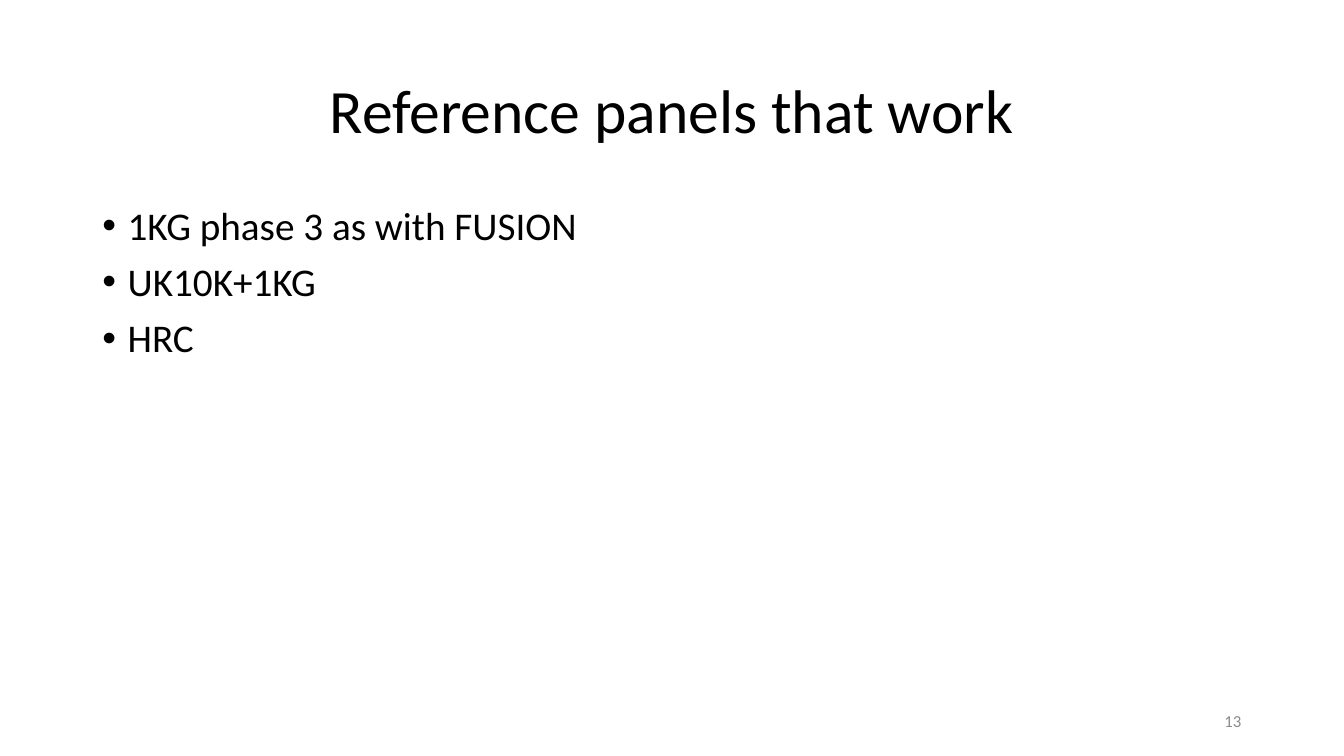
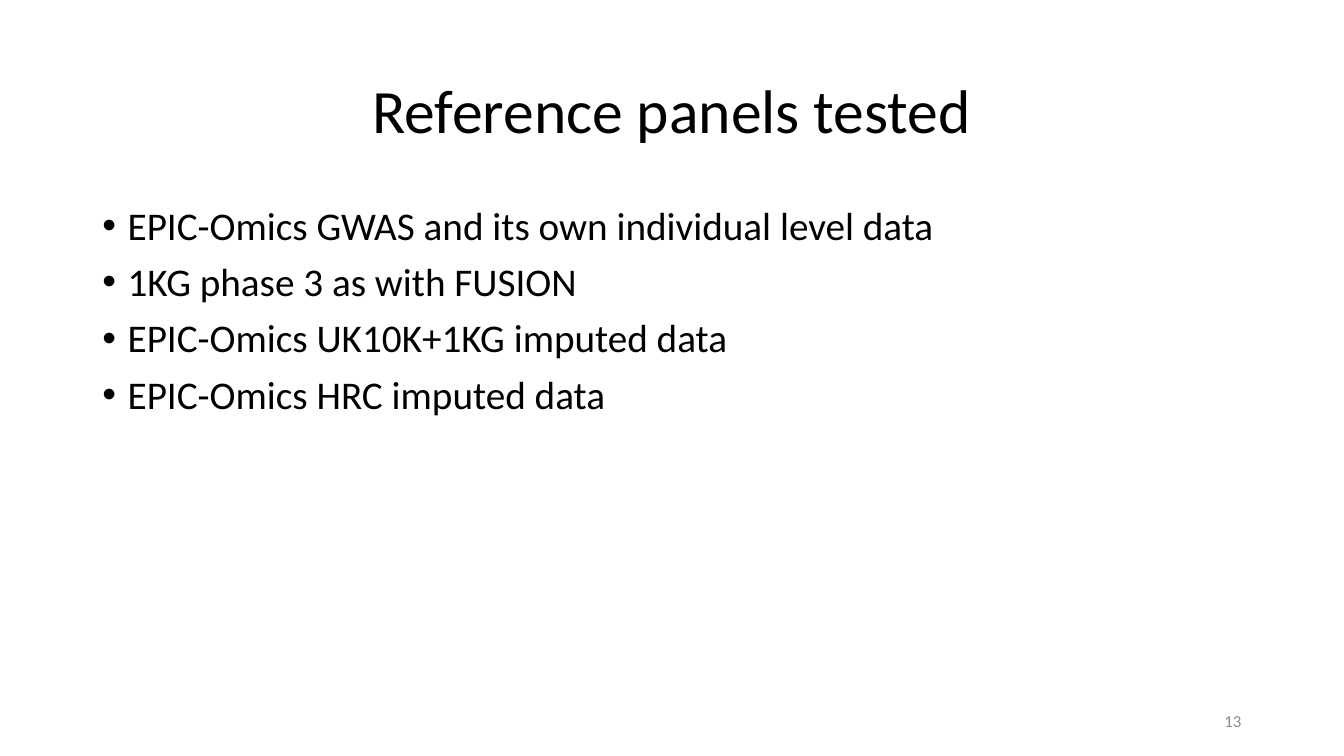
Before and after one commit to jinghuazhao/FM-pipeline, a slide deck: slide 13 of README.pptx. Drawn at 1344x756 pixels with LibreOffice and Linux fonts; fonts in the diff are those of the drawing. Boxes give left, top, right and bottom in pixels: in the first picture for what was removed or moved away, otherwise in the second. Text is boxed around its words. In the diff, an @@ line names an element or a change of style, - is before the commit and + after.

```diff
--- a/README.pptx
+++ b/README.pptx
@@ title at box(372, 90, 971, 143): text changed @@
-Reference panels that work
+Reference panels tested
@@ text at box(128, 212, 933, 241): paragraph added @@
+• EPIC-Omics GWAS and its own individual level data
@@ text at box(128, 324, 727, 416): text changed @@
-• UK10K+1KG
-• HRC
+• EPIC-Omics UK10K+1KG imputed data
+• EPIC-Omics HRC imputed data
```
Also in this commit, not shown: 3 other slides changed.
